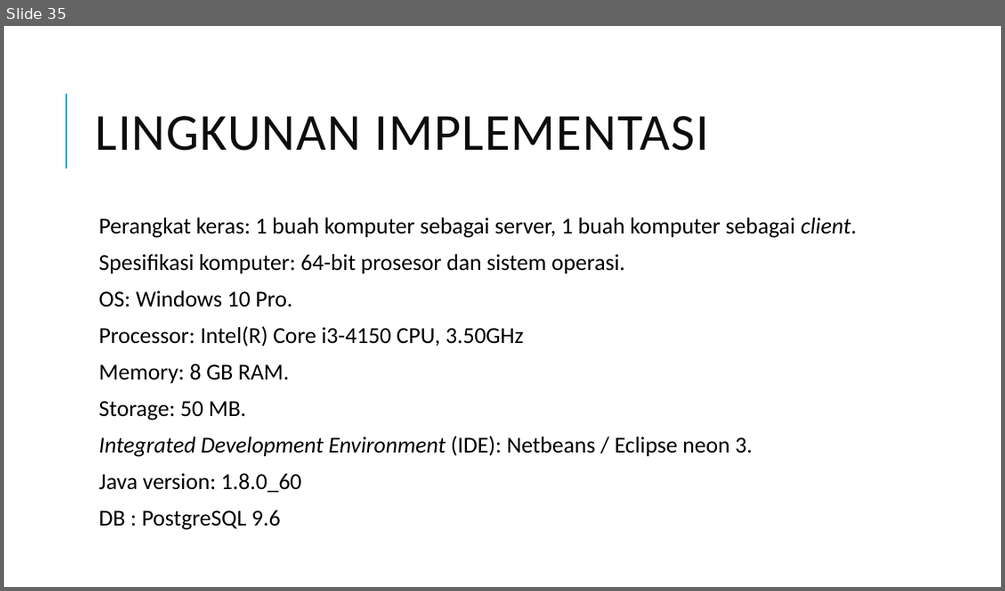
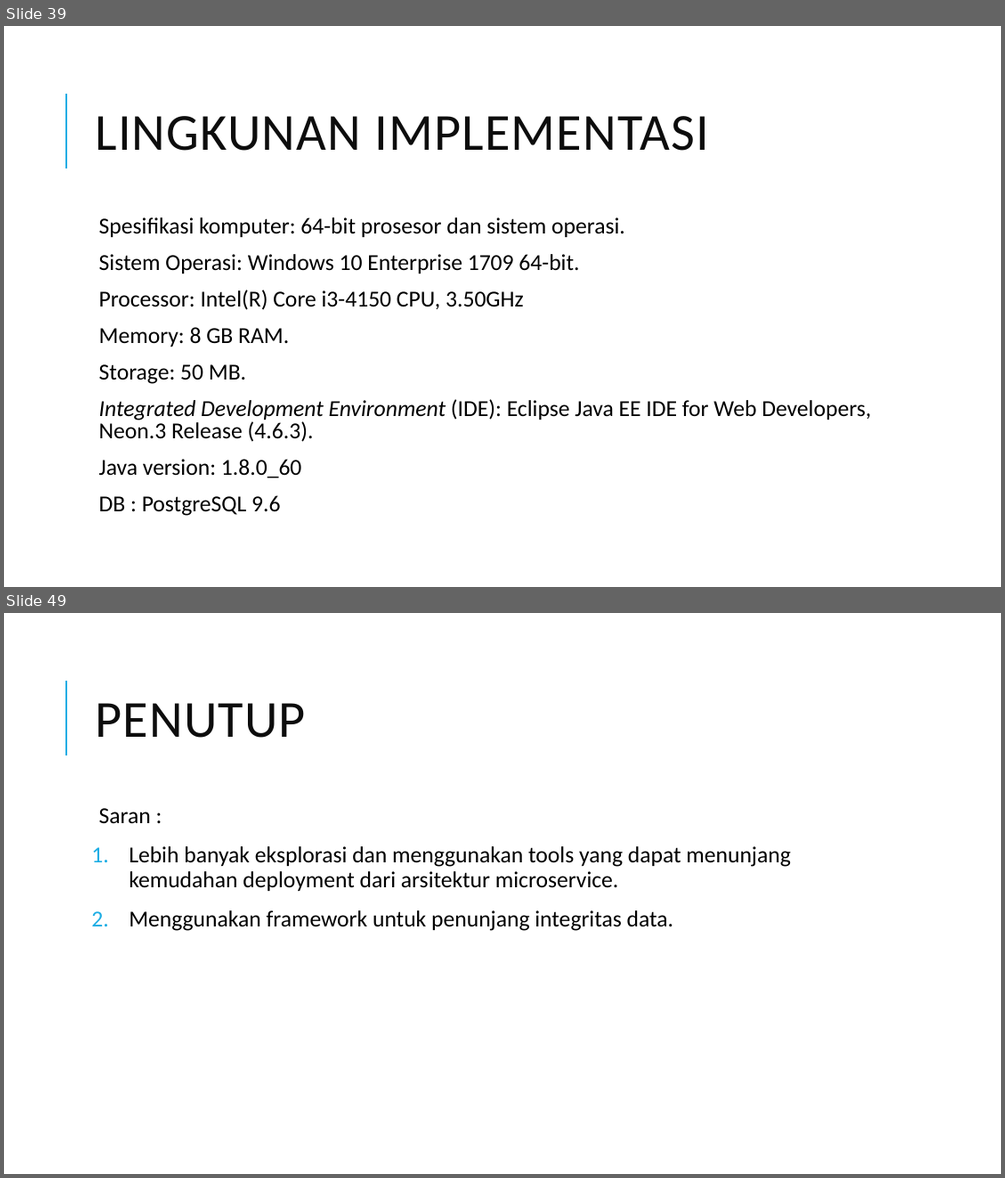
Before and after one commit to edriclaksaputra/tugasakhir, a slide deck: PPT.pptx. Shown one above the other, each under a label of ours: slide 35 before the commit, slides 39 and 49 after it; the slides between them are not shown. The pictures are 1005x591 and 1005x1178 pixels, drawn with LibreOffice and Linux fonts; fonts in the diff are those of the drawing. Boxes give left, top, right and bottom in pixels: in the first picture for what was removed or moved away, otherwise in the second. Text is boxed around its words. In the diff, an @@ line names an element or a change of style, - is before the commit and + after.

Commit message:
Untuk prasidang

```diff
--- a/PPT.pptx
+++ b/PPT.pptx
@@ slide 49 added at (4, 613, 1001, 1174), background #FFFFFF; not listed: 1 template element that a slide beside it also shows @@
@@ title added at (95, 703, 305, 738), 50 pt, text #0D0D0D @@
+PENUTUP
@@ text added at (99, 808, 790, 931), 22 pt, text #000000 @@
+  Saran :
+1. Lebih banyak eksplorasi dan menggunakan tools yang dapat menunjang kemudahan deployment dari arsitektur microservice.
+2. Menggunakan framework untuk penunjang integritas data.
@@ what was slide 35 is now slide 39 @@
@@ slide 39 changed as well @@
@@ text at (99, 217, 857, 238): paragraph removed @@
-  Perangkat keras: 1 buah komputer sebagai server, 1 buah komputer sebagai client.
@@ text at (99, 254, 579, 273): text changed @@
-  OS: Windows 10 Pro.
+  Sistem Operasi: Windows 10 Enterprise 1709 64-bit.
@@ text at (99, 399, 871, 442): text changed; italic off @@
-  Integrated Development Environment (IDE): Netbeans / Eclipse neon 3.
+  Integrated Development Environment (IDE): Eclipse Java EE IDE for Web Developers, Neon.3 Release (4.6.3).
```
Also in this commit, not shown: 10 other slides changed, 15 other slides added, 3 slides removed, 13 other files.
